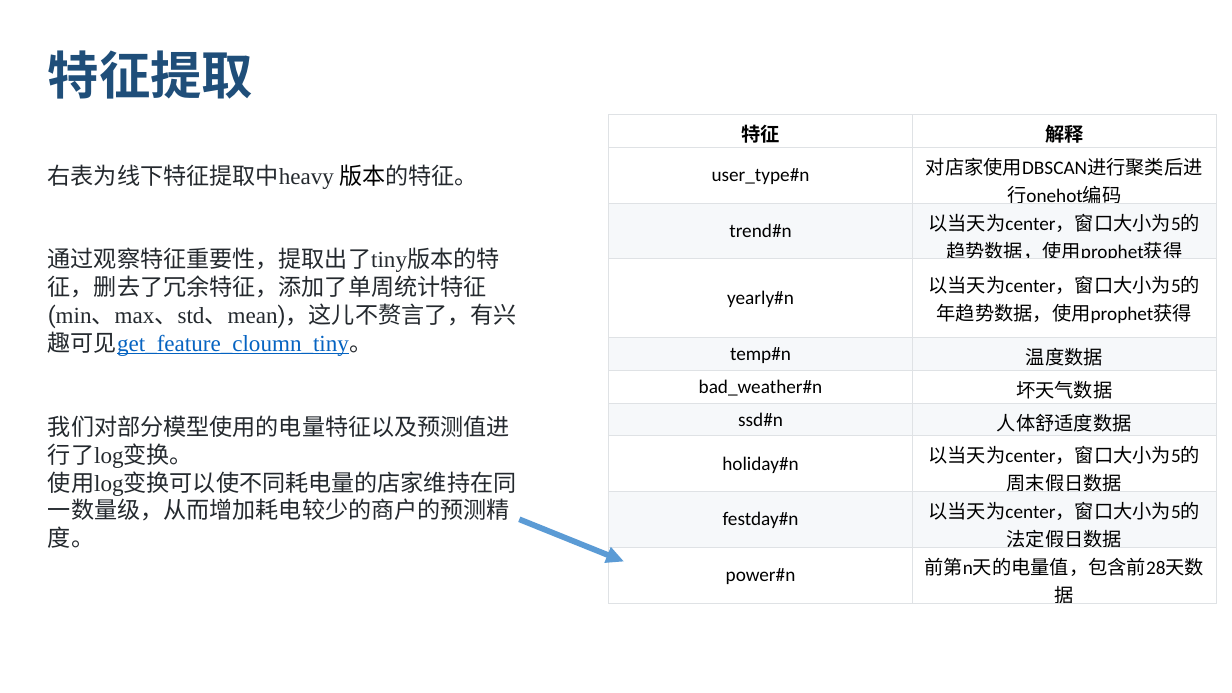
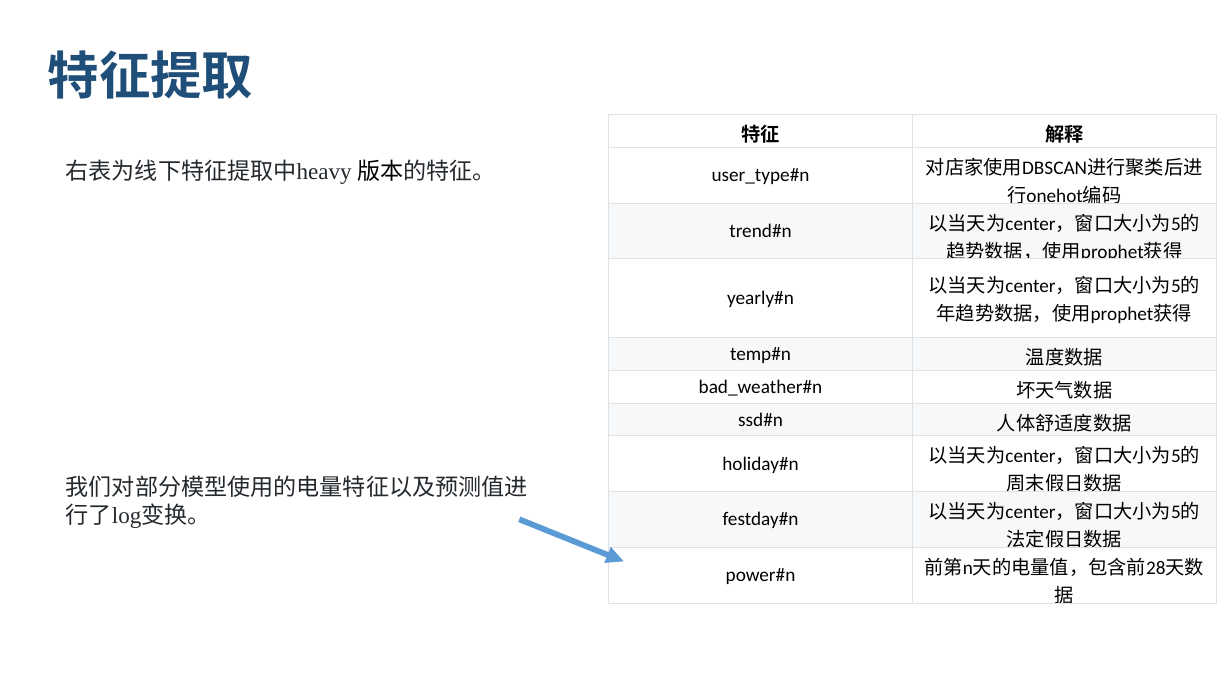
Before and after one commit to lvniqi/tianchi_power, a slide deck: slide 9 of presentation.pptx. Drawn at 1232x693 pixels with LibreOffice and Linux fonts; fonts in the diff are those of the drawing; background and template pictures are left out. Boxes give left, top, right and bottom in pixels: in the first picture for what was removed or moved away, otherwise in the second. Text is boxed around its words. In the diff, an @@ line names an element or a change of style, - is before the commit and + after.

```diff
--- a/presentation.pptx
+++ b/presentation.pptx
@@ text "右表为线下特征提取中heavy 版本的特征。": place and size @@
-text "右表为线下特征提取中heavy 版本的特征。" at box(48, 164, 478, 189)
+text "右表为线下特征提取中heavy 版本的特征。" at box(66, 159, 496, 184)
@@ text removed at box(48, 247, 517, 356) @@
-通过观察特征重要性，提取出了tiny版本的特征，删去了冗余特征，添加了单周统计特征(min、max、std、mean)，这儿不赘言了，有兴趣可见get_feature_cloumn_tiny。
@@ text at box(48, 467, 516, 548): paragraph removed @@
-使用log变换可以使不同耗电量的店家维持在同一数量级，从而增加耗电较少的商户的预测精度。
@@ text "我们对部分模型使用的电量特征以及预测值进行了log变换。": place and size @@
-text "我们对部分模型使用的电量特征以及预测值进行了log变换。" at box(48, 415, 516, 548)
+text "我们对部分模型使用的电量特征以及预测值进行了log变换。" at box(66, 475, 528, 528)
```
Also in this commit, not shown: 8 other slides changed.
